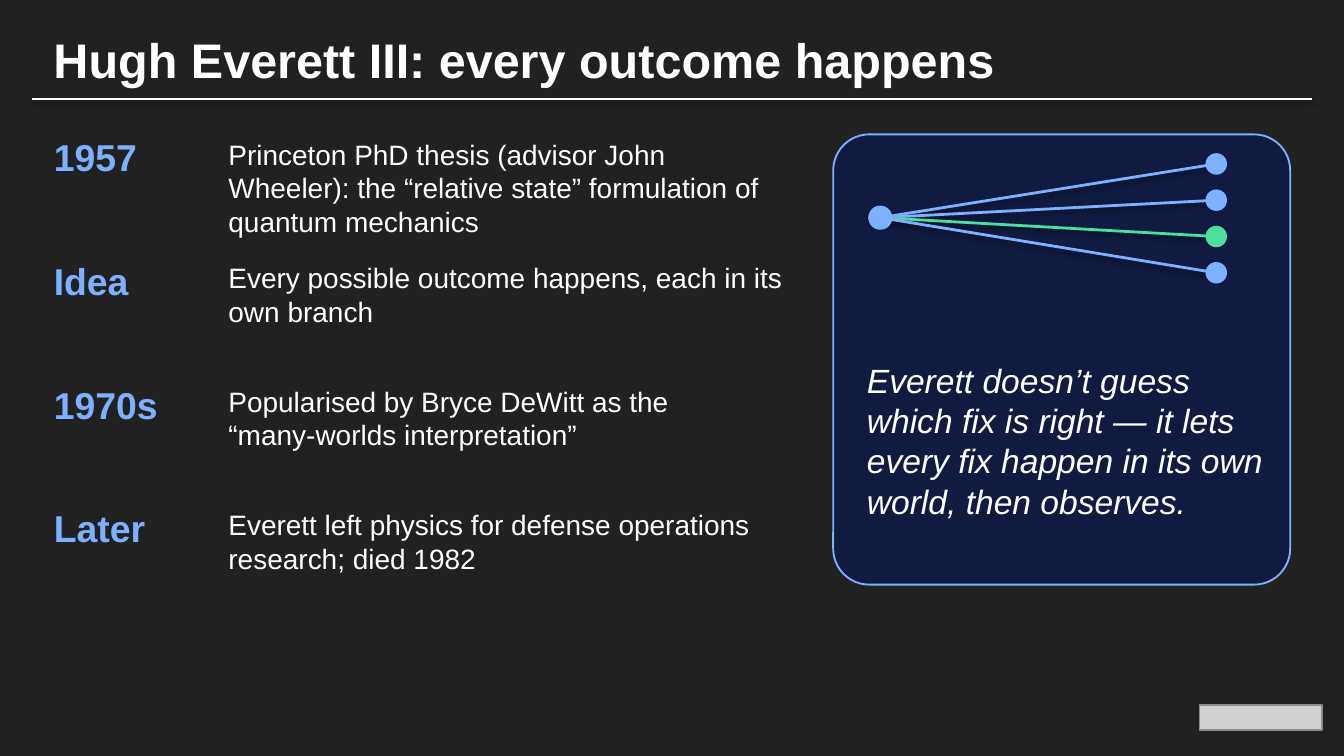
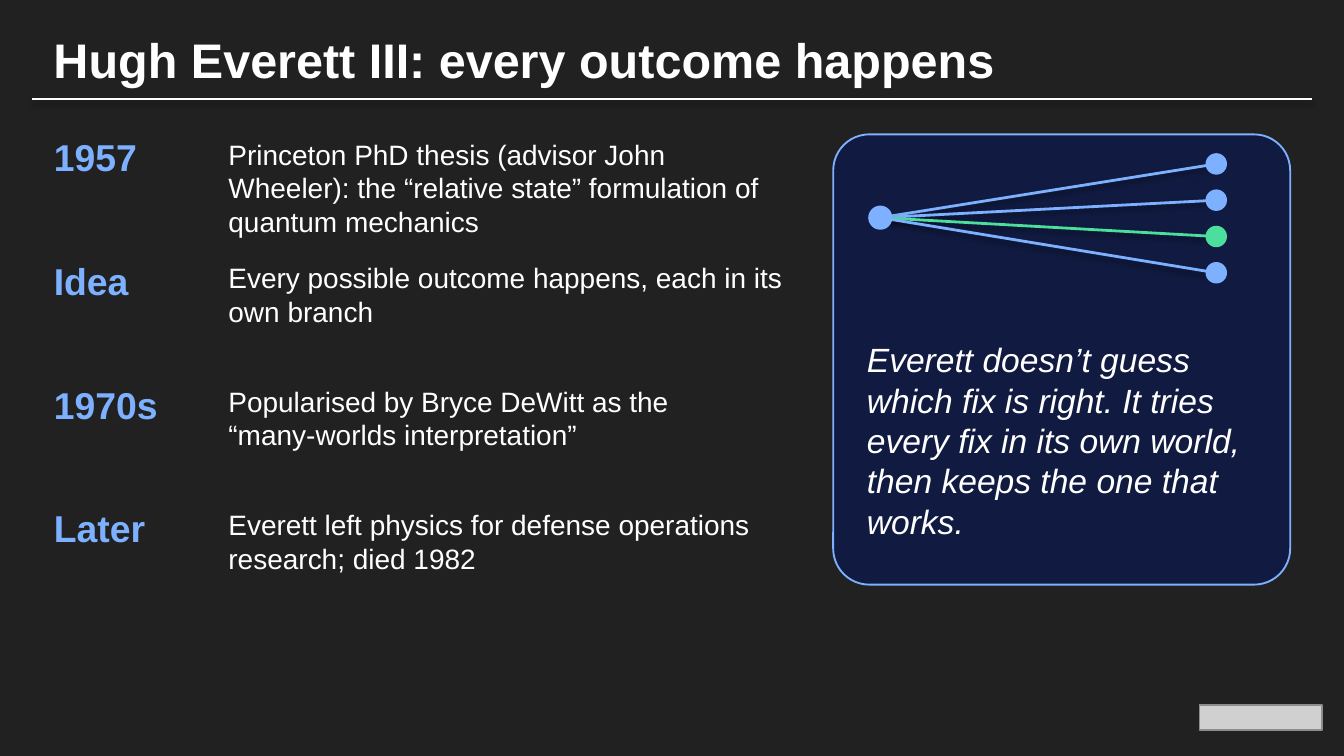
Before and after one commit to 0xtkey256/everett, a slide deck: slide 4 of deck/Everett.pptx. Drawn at 1344x756 pixels with LibreOffice and Linux fonts; fonts in the diff are those of the drawing; grey boxes stand for pictures; background and template pictures are left out. Boxes give left, top, right and bottom in pixels: in the first picture for what was removed or moved away, otherwise in the second. Text is boxed around its words. In the diff, an @@ line names an element or a change of style, - is before the commit and + after.

```diff
--- a/deck/Everett.pptx
+++ b/deck/Everett.pptx
@@ text at (867,347,1240,535): text changed @@
-Everett doesn’t guess which fix is right — it lets every fix happen in its own world, then observes.
+Everett doesn’t guess which fix is right. It tries every fix in its own world, then keeps the one that works.
```
Also in this commit, not shown: 5 other slides changed, 1 slide added, 1 slide removed, 2 other files.
